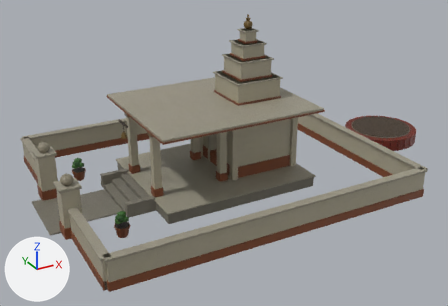
The glTF model public/assets/models/temple.glb: old version first, new version second.
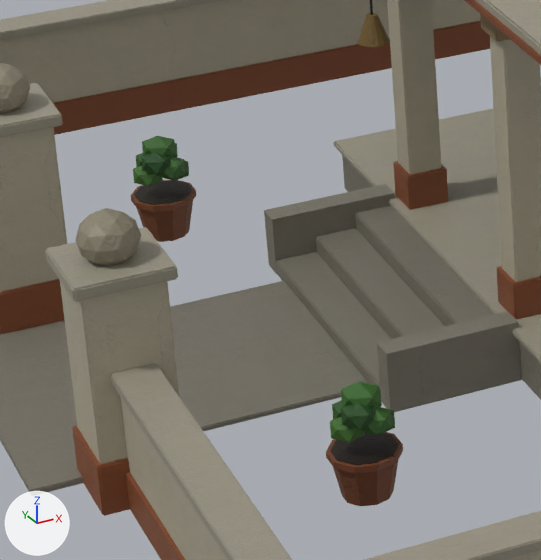
Old and new are each drawn whole from a 50 mm camera at (-10.17, -19.41, 10.64) aimed at (0.34, -0.28, 1.08) and again close up on the part from 10% to 36% of the width and 42% to 82% of the height. Arrows for +X, +Y and +Z are at lower left; the lights stay in place. The last two pictures show the newer version. Where no turn or scale is listed for an object, it has been applied to the vertices. Vertices at exactly the same position are counted once.

The scene before the commit, as lines of its bpy script (objects in view):
```python
me_gate_dome = bpy.data.meshes.new('gate_dome')
me_gate_dome.from_pydata(...)  # 614 vertices, 1096 faces; spans x -8.0..8.0, y -2.7..2.7, z -3.1..3.1
me_gate_dome.materials.append(mat_hb_props)
me_wall_s = bpy.data.meshes.new('wall_s')
me_wall_s.from_pydata(...)  # 2198 vertices, 4128 faces; spans x -8.2..8.2, y -5.2..5.2, z -2.8..2.8
me_wall_s.materials.append(mat_hb_main)
ob_hb_main = bpy.data.objects.new('hb_main', me_wall_s)
ob_hb_main.location = (1.54, 0.0, 2.825)
ob_hb_props = bpy.data.objects.new('hb_props', me_gate_dome)
ob_hb_props.location = (1.77, 0.0, 3.11)
```
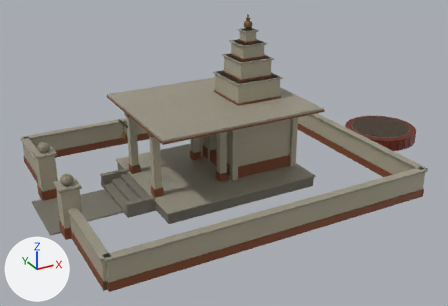
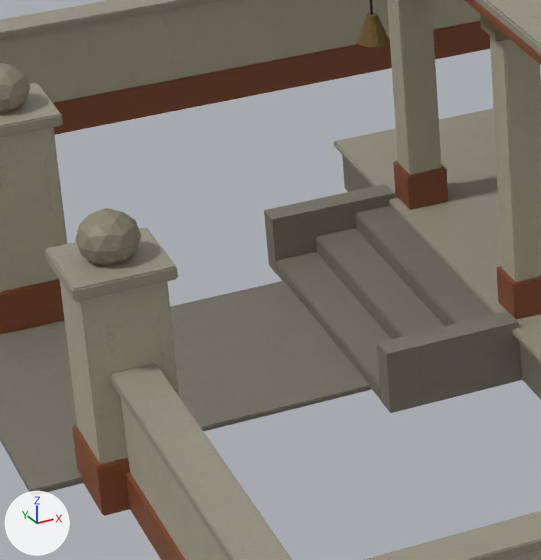
Where the newer file only moved an object's origin or applied its transform, the numbers keep the older frame.

Location of each change, [x1, y1, x2, y2] in pixels of the close-ups (541 x 560 px):
```json
{"object": "hb_props", "change": "reshaped", "before": [0, 0, 403, 506], "after": [0, 0, 389, 266]}
{"part": 1, "of": "me_gate_dome", "change": "deleted", "before": [131, 136, 403, 506]}
```

The change, as JSON lines over the scene's bpy script:
```json
{"block": "me_gate_dome", "where": "# used by ob_hb_props; location = (1.77, 0.0, 3.11)"}
{"op": "remove", "block": "me_gate_dome", "code": "me_gate_dome.from_pydata(...)  # 614 vertices, 1096 faces; spans x -8.0..8.0, y -2.7..2.7, z -3.1..3.1"}
{"op": "add", "block": "me_gate_dome", "code": "me_gate_dome.from_pydata(...)  # 326 vertices, 600 faces; spans x -8.0..8.0, y -1.7..1.7, z -2.7..3.1"}
{"block": "me_gate_dome", "change": "me_gate_dome part 1: 20 loose pieces with 288 vertices, spanning x -6.6..-6.1, y -2.7..2.7, z -3.1..-2.2, are deleted"}
{"block": "me_gate_dome", "change": "other edits to the shape of me_gate_dome do not show in these pictures"}
```
